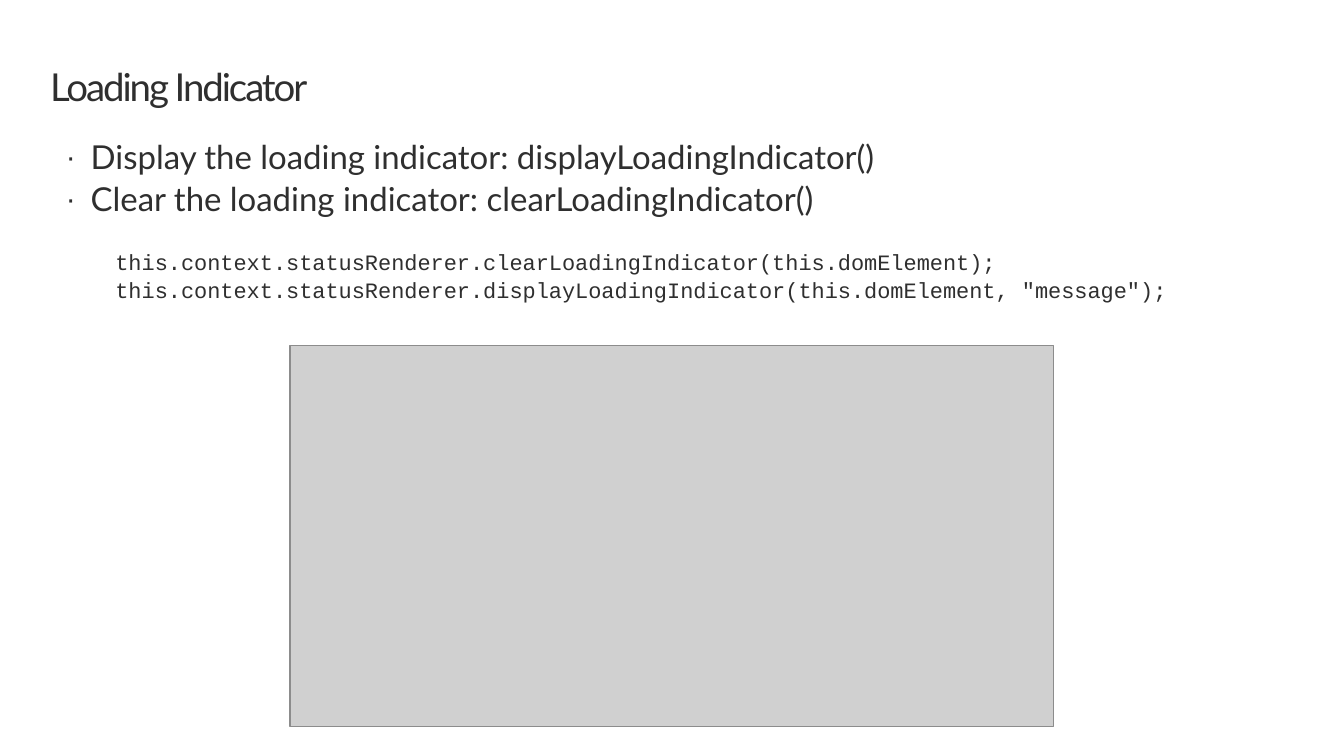
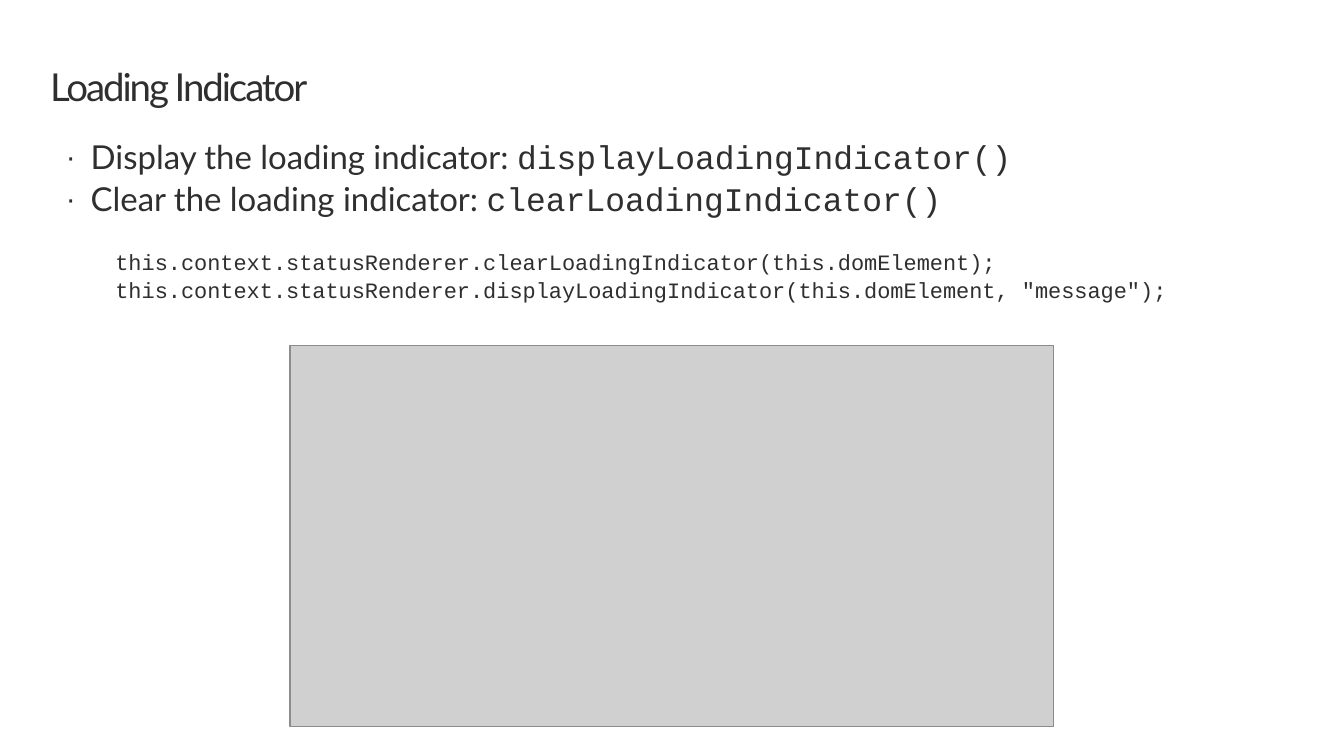
Before and after one commit to SharePoint/sp-dev-training-spfx-web-parts, a slide deck: slide 5 of 03-spfxapi.pptx. Drawn at 1344x756 pixels with LibreOffice and Linux fonts; fonts in the diff are those of the drawing; grey boxes stand for pictures; background and template pictures are left out. Boxes give left, top, right and bottom in pixels: in the first picture for what was removed or moved away, otherwise in the second. Text is boxed around its words. In the diff, an @@ line names an element or a change of style, - is before the commit and + after.

```diff
--- a/03-spfxapi.pptx
+++ b/03-spfxapi.pptx
@@ text at box(91, 144, 1011, 218): font Lato to Courier New in "displayLoadingIndicator()", "clearLoadingIndicator()" @@
```
Also in this commit, not shown: 5 other slides changed, 39 other files.
